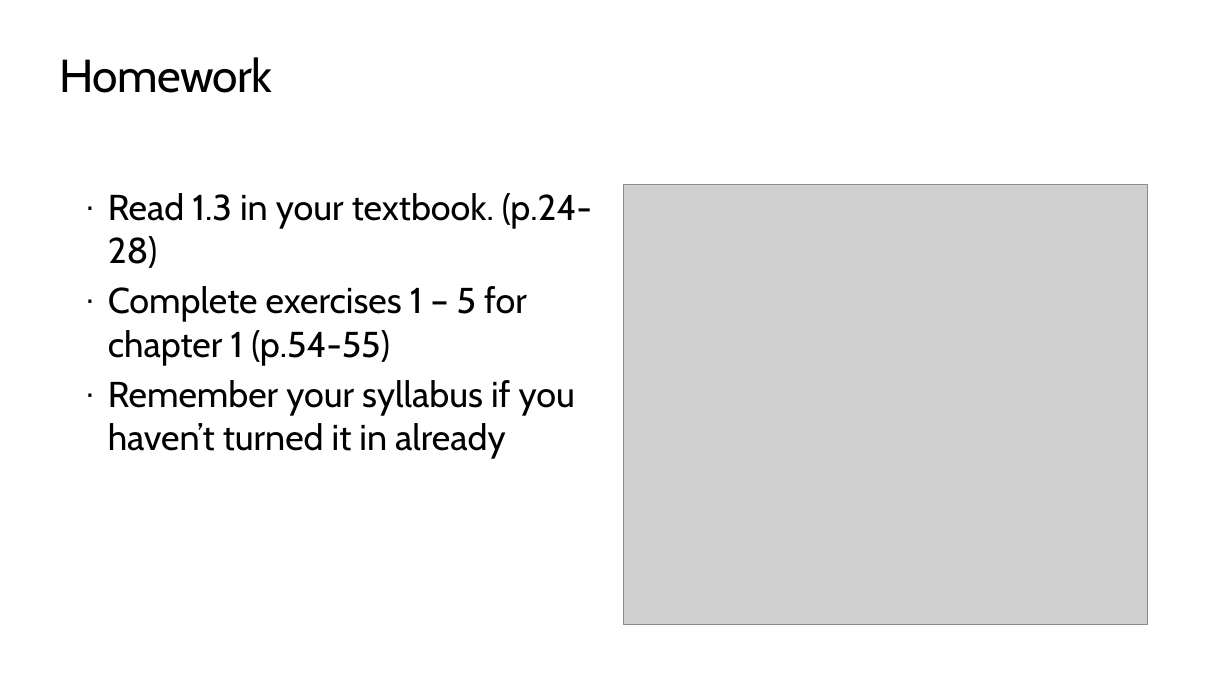
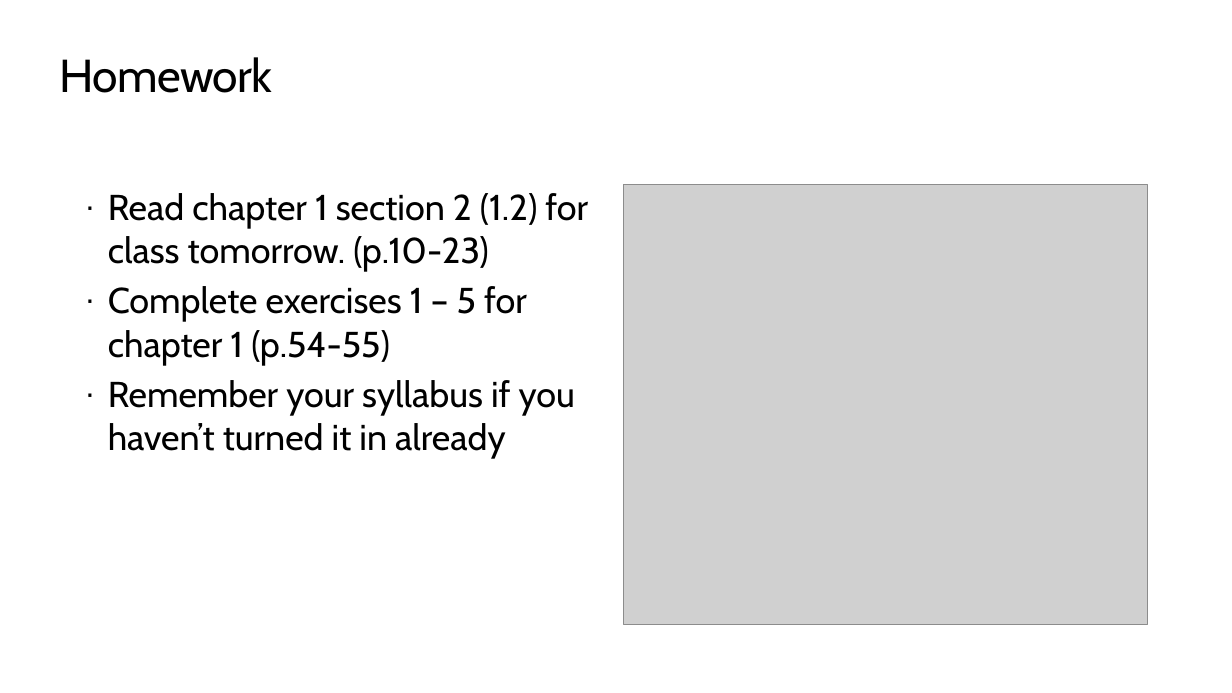
Before and after one commit to TEALSK12/apcsa-public, a slide deck: slide 44 of curriculum/Unit1/Unit1.pptx. Drawn at 1232x693 pixels with LibreOffice and Linux fonts; fonts in the diff are those of the drawing; grey boxes stand for pictures. Boxes give left, top, right and bottom in pixels: in the first picture for what was removed or moved away, otherwise in the second. Text is boxed around its words. In the diff, an @@ line names an element or a change of style, - is before the commit and + after.

```diff
--- a/curriculum/Unit1/Unit1.pptx
+++ b/curriculum/Unit1/Unit1.pptx
@@ text at bbox=[108, 193, 588, 272]: text changed @@
-· Read 1.3 in your textbook. (p.24-28)
+· Read chapter 1 section 2 (1.2) for class tomorrow. (p.10-23)
```
Also in this commit, not shown: 5 other slides changed, 2 other files.
